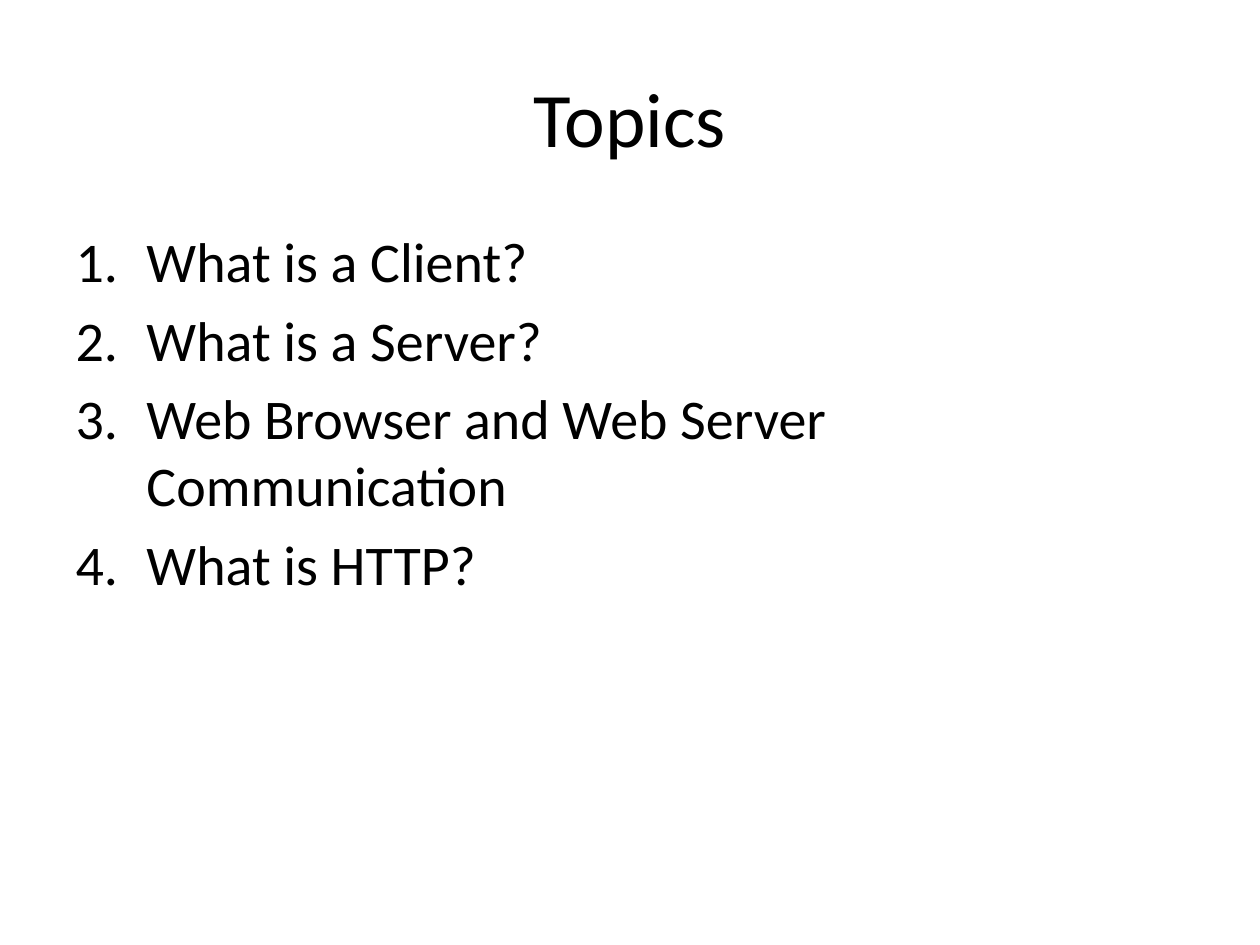
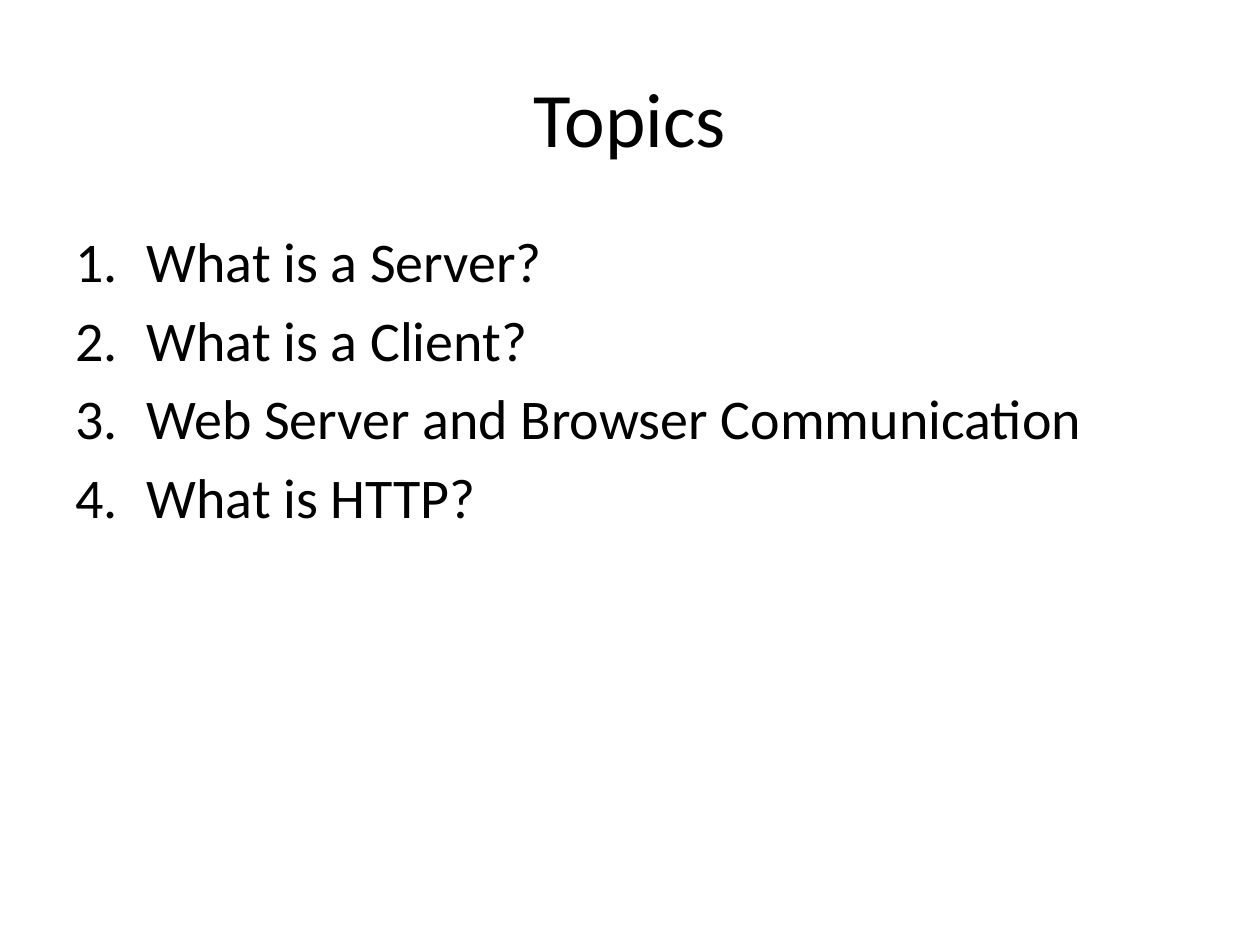
Before and after one commit to xiliax/web-programming-fundamentals, a slide deck: slide 189 of docs/learn-computer-programming.pptx (slide 180 before the commit). Drawn at 1260x945 pixels with LibreOffice and Linux fonts; fonts in the diff are those of the drawing. Boxes give left, top, right and bottom in pixels: in the first picture for what was removed or moved away, otherwise in the second. Text is boxed around its words. In the diff, an @@ line names an element or a change of style, - is before the commit and + after.

```diff
--- a/docs/learn-computer-programming.pptx
+++ b/docs/learn-computer-programming.pptx
@@ text at (146, 243, 542, 283): paragraph added @@
+1. What is a Server?
@@ text at (146, 400, 1081, 440): text changed @@
-2. What is a Server?
-3. Web Browser and Web Server Communication
+3. Web Server and Browser Communication
```
Also in this commit, not shown: 5 other slides changed, 16 slides added, 2 slides removed, 10 other files.
